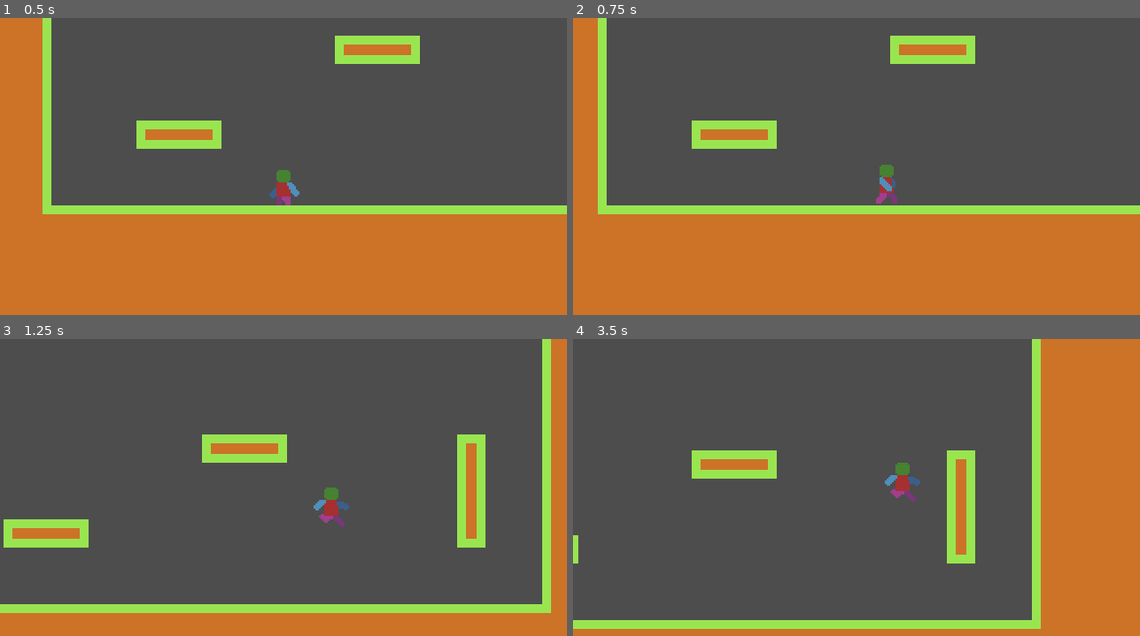
Above: before the commit, frames 1-4 (two rows, left to right).
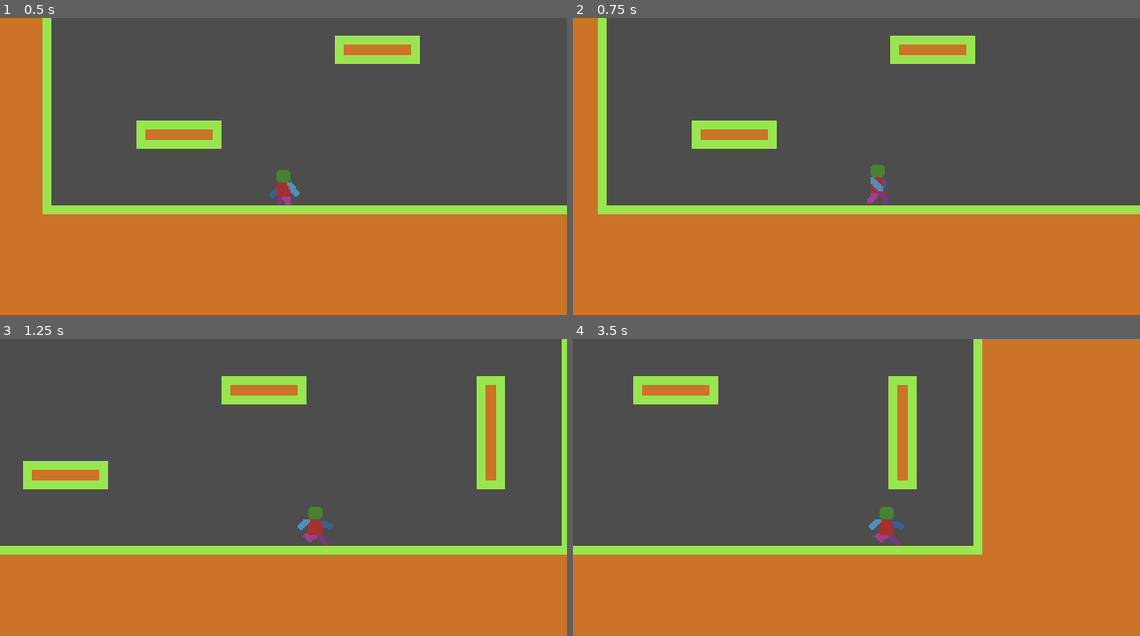
Above: after the commit, the same moments.

Repository: Vladimir91f/MyTest2DGame
Game: Godot game, scene res://MainScene/MainScene.tscn
Two runs of this game, one before a commit and one after it. Both use one fixed random seed, a clock stepped at 60 frames per second and the inputs below.
Inputs:
- Up to frame 1 (0.5 s): no input
- Up to frame 2 (0.75 s): tap Enter at 0.5 s; hold D (KeyRight) from 0.53 s (still down)
- Up to frame 3 (1.25 s): keep holding D (KeyRight); tap Space (KeyJump) at 0.77 s
- Up to frame 4 (3.5 s): tap Space (KeyJump) at 1.52, 3.02 s; release D (KeyRight) at 2.03 s; hold A (KeyLeft) 2.03-2.78 s; hold D (KeyRight) from 2.78 s (still down)

Frame 1 is identical in both runs. In frame 2, 0.5% of the frame differs, in the area x 51-58%, y 49-63%; in frame 3, 35%; in frame 4, 38%, in the area x 0-83%, y 0-98%.

Commit message:
Правки.

Diff:
--- a/Entities/Player/Player.gd
+++ b/Entities/Player/Player.gd
@@ -12,13 +12,16 @@
 const FALL = "Fall"
 
 # Movement
-const RUN_SPEED = 150.0
+const RUN_SPEED = 120.0
 const GROUND_ACCELERATION = 40 # ускорение на земле
 const GROUND_DECELERATION = 50 # замедление на земле
 var moveDirectionX = 0
 
 # Gravity
-const GRAVITY_POWER = 700
+const GRAVITY_JUMP = 600
+
+# Jump
+const JUMP_MULTIPLIER = 0.5
 
 var facing = 0 # куда повернут игрок ((-1) - лево, 1 - право)
 
@@ -50,9 +53,9 @@
 	if(keyLeftPressed): facing = -1
 	if(keyRightPressed): facing = 1
 
-func HandleGravity(delta: float, gravityPower: float = GRAVITY_POWER):
+func HandleGravity(delta: float, gravity: float = GRAVITY_JUMP):
 	if not is_on_floor():
-		velocity.y += gravityPower * delta
+		velocity.y += gravity * delta
 
 func HandleHorizontalMovement(acceleration: float = GROUND_ACCELERATION, deceleration: float = GROUND_DECELERATION):
 	moveDirectionX = Input.get_axis("KeyLeft", "KeyRight")
--- a/Entities/Player/Player.tscn
+++ b/Entities/Player/Player.tscn
@@ -120,6 +120,7 @@
 
 [node name="Camera" type="Camera2D" parent="."]
 position_smoothing_enabled = true
+position_smoothing_speed = 6.0
 
 [node name="Animator" type="AnimationPlayer" parent="."]
 libraries = {
--- a/Entities/Player/States/Fall.gd
+++ b/Entities/Player/States/Fall.gd
@@ -1,7 +1,21 @@
 class_name Fall extends PlayerState
+
+const GRAVITY_FALL = 200
+const MAX_FALL_VELOCITY = 300
+const AIR_ACCELERATION = 15
+const AIR_DECELERATION = 20
 
 func Enter():
 	pass
 
-func Update(_delta):
+func Update(delta):
+	# При падении добавляем возможность двигаться и
+	# делаем движения влево/вправо не такими быстрыми как на земле
+	player.HandleHorizontalMovement(AIR_ACCELERATION, AIR_DECELERATION)
+	player.HandleGravity(delta, GRAVITY_FALL)
+	HandleMaxFallVelocity()
 	player.Animator.play(player.FALL)
+
+# Ограничиваем максимальную скорость падения
+func HandleMaxFallVelocity():
+	if(player.velocity.y > MAX_FALL_VELOCITY): player.velocity.y = MAX_FALL_VELOCITY
--- a/Entities/Player/States/Jump.gd
+++ b/Entities/Player/States/Jump.gd
@@ -1,9 +1,17 @@
 class_name Jump extends PlayerState
 
-const JUMP_VELOCITY = -300.0
+const JUMP_VELOCITY = -240.0
+const JumpMultiplier = 0.5
 
 func Enter():
 	player.velocity.y = JUMP_VELOCITY
 
 func Update(_delta):
+	HandleJumpToFall()
 	player.Animator.play(player.JUMP)
+
+#  Делаем высоту прыжка зависимой от длительности нажатия кнопки прыжка
+func HandleJumpToFall():
+	if(!player.keyJumpPressed): # если игрок отпустил клавишу прыжка - уменьшить высоту прыжка
+		player.velocity.y *= JumpMultiplier
+		player.PlayerSM.ChangeState(player.FALL)
